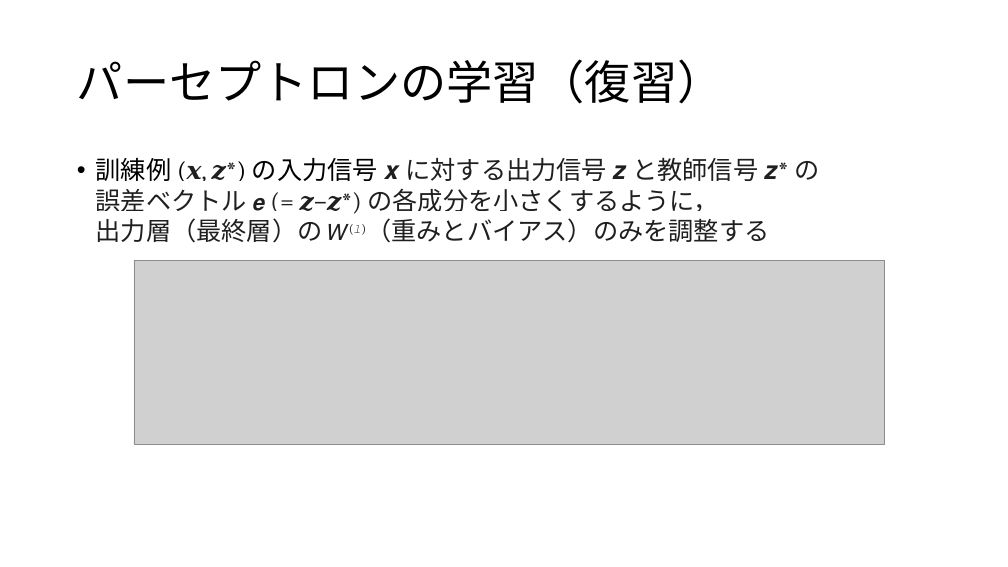
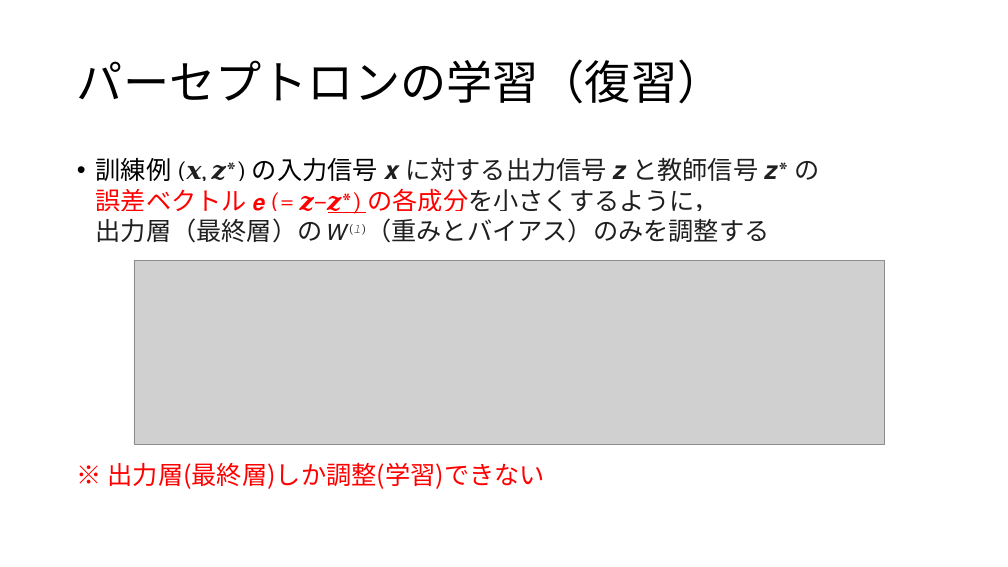
Before and after one commit to aliquisgg-hub/pages, a slide deck: slide 7 of Sc387/part10/FNN+BP.pptx. Drawn at 1008x567 pixels with LibreOffice and Linux fonts; fonts in the diff are those of the drawing; grey boxes stand for pictures. Boxes give left, top, right and bottom in pixels: in the first picture for what was removed or moved away, otherwise in the second. Text is boxed around its words. In the diff, an @@ line names an element or a change of style, - is before the commit and + after.

```diff
--- a/Sc387/part10/FNN+BP.pptx
+++ b/Sc387/part10/FNN+BP.pptx
@@ text at bbox=[96, 158, 819, 243]: text colour #1F1F1F to #FF0000, underline on in "誤差ベクトル 𝒆 (= 𝒛−𝒛*) の各成分を小さくするように，" @@
@@ text at bbox=[108, 462, 545, 489]: paragraph added @@
+※ 出力層(最終層)しか調整(学習)できない
```
Also in this commit, not shown: 11 other slides changed, 1 slide added, 3 other files.
